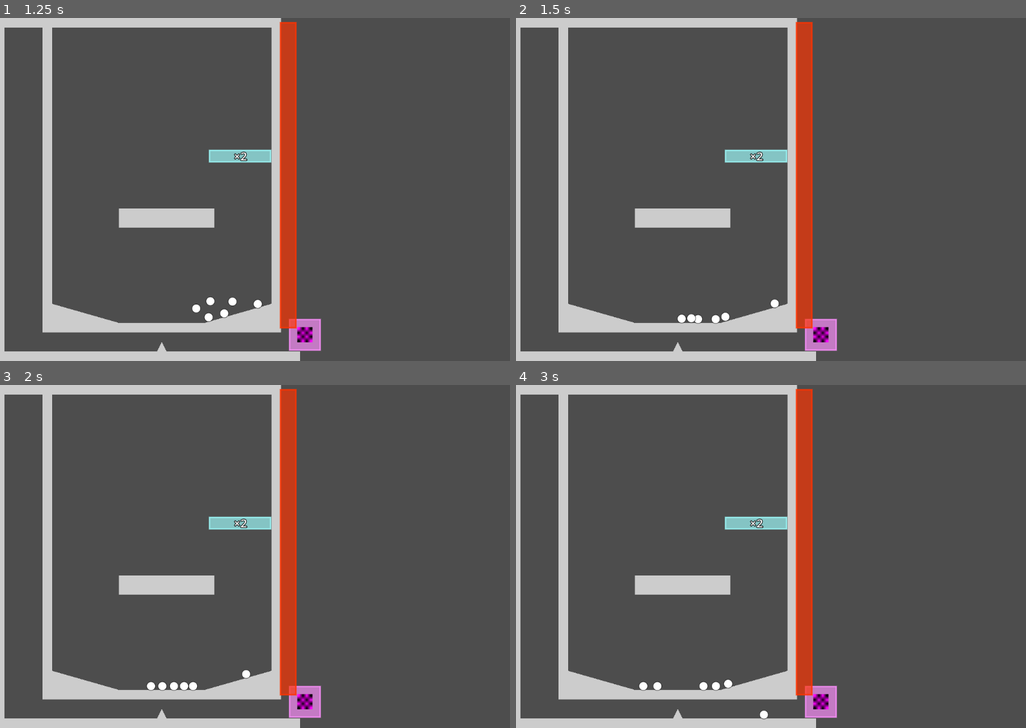
Above: before the commit, frames 1-4 (two rows, left to right).
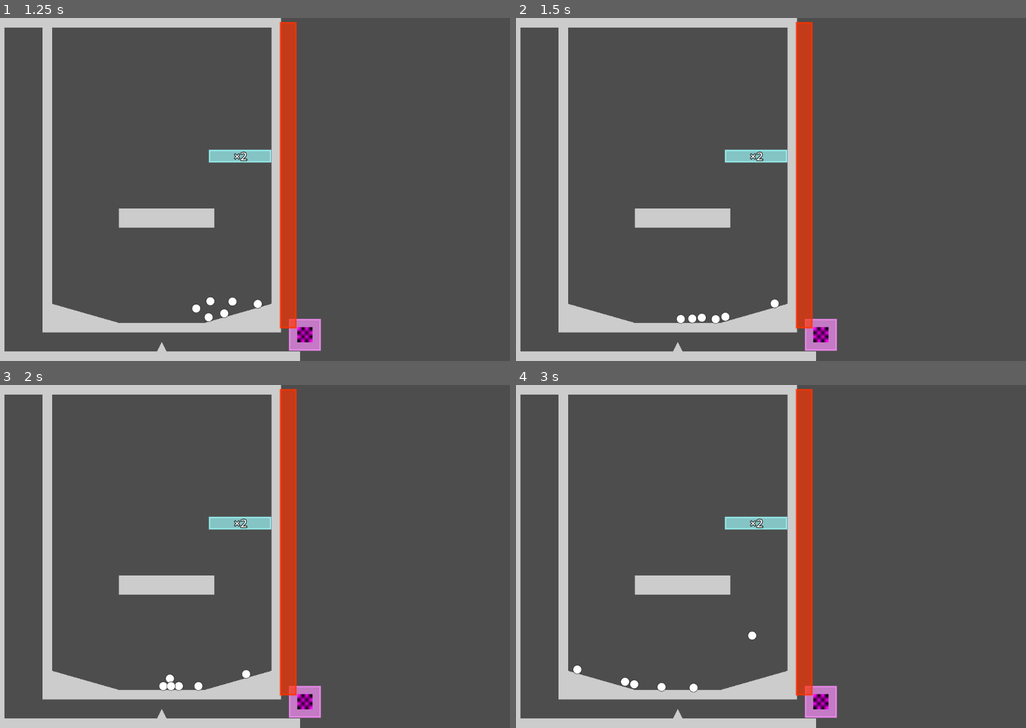
Above: after the commit, the same moments.

Repository: KirisameY/GameRelay-Alpha
Game: Godot game, scene res://Stages/Stage0.tscn
The game is run twice, just before and just after one commit, with the same random seed, the same clock (stepped at 60 frames per second) and the same inputs. This scene is started directly instead of the project's main scene.
Inputs:
- Up to frame 1 (1.25 s): tap Enter at 0.5 s; tap Space (space) at 0.6 s
- Up to frame 2 (1.5 s): tap Z at 1.35 s
- Up to frame 3 (2 s): no input
- Up to frame 4 (3 s): tap C at 2.1 s; tap Space (space) at 2.85 s

Frame 1 is identical in both runs. In frame 2, less than 0.1% of the frame differs, in the area x 31-38%, y 86-90%; in frame 3, 0.2%; in frame 4, 0.4%, in the area x 11-50%, y 71-98%.

Commit message:
fixed 穿模

Diff:
--- a/Game/Stages/Stage0.tscn
+++ b/Game/Stages/Stage0.tscn
@@ -182,7 +182,7 @@
 position = Vector2(350, 650)
 script = ExtResource("3_wbglr")
 
-[node name="Left" type="StaticBody2D" parent="Controller" node_paths=PackedStringArray("source")]
+[node name="Left" type="AnimatableBody2D" parent="Controller" node_paths=PackedStringArray("source")]
 position = Vector2(-90, 0)
 script = ExtResource("6_ddqet")
 source = NodePath("Shape")
@@ -191,7 +191,7 @@
 position = Vector2(45, 0)
 shape = SubResource("RectangleShape2D_0uo0w")
 
-[node name="Right" type="StaticBody2D" parent="Controller" node_paths=PackedStringArray("source")]
+[node name="Right" type="AnimatableBody2D" parent="Controller" node_paths=PackedStringArray("source")]
 position = Vector2(90, 0)
 script = ExtResource("6_ddqet")
 source = NodePath("Shape")
